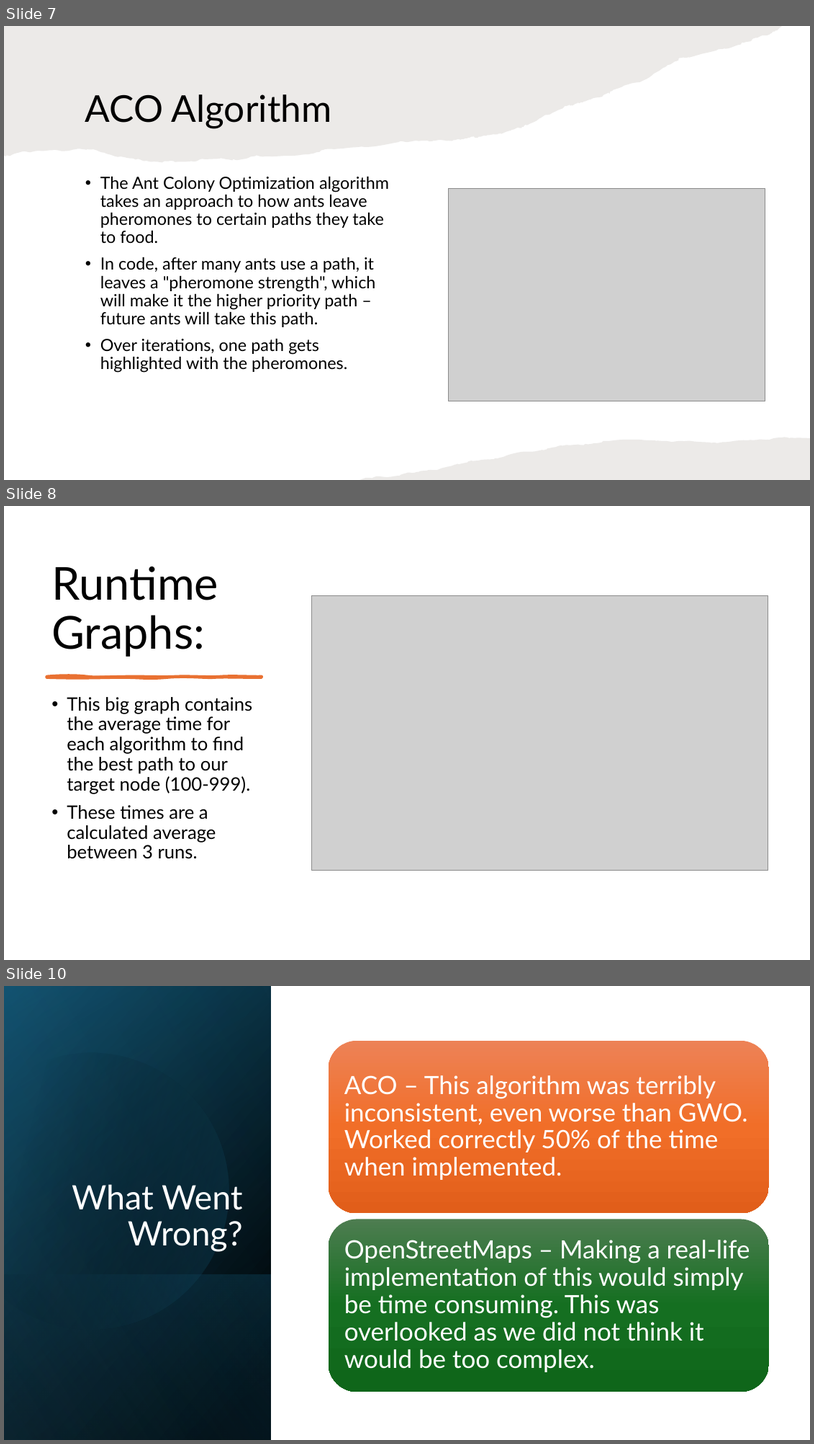
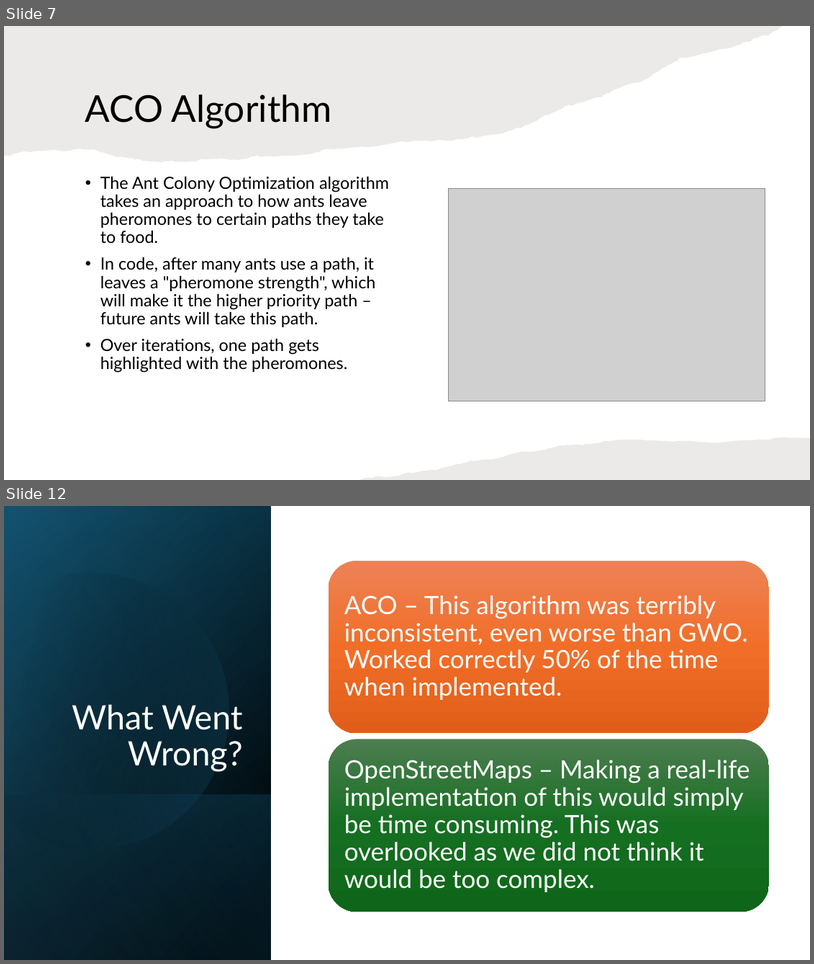
Before and after one commit to MillerKites/Network_Routing_Optimization, a slide deck: presentation/Network Routing Optimization.pptx. Shown one above the other, each under a label of ours: slides 7, 8 and 10 before the commit, slides 7 and 12 after it; the slides between them are not shown. The pictures are 814x1444 and 814x964 pixels, drawn with LibreOffice and Linux fonts; fonts in the diff are those of the drawing; grey boxes stand for pictures. Boxes give left, top, right and bottom in pixels: in the first picture for what was removed or moved away, otherwise in the second. Text is boxed around its words. In the diff, an @@ line names an element or a change of style, - is before the commit and + after.

```diff
--- a/presentation/Network Routing Optimization.pptx
+++ b/presentation/Network Routing Optimization.pptx
@@ slide 8 removed at box(4, 506, 810, 960), background #FFFFFF @@
@@ title removed at box(52, 566, 219, 656) @@
-Runtime Graphs:
@@ picture removed at box(312, 595, 769, 870) @@
@@ freeform shape removed at box(46, 676, 262, 677) @@
@@ text removed at box(67, 697, 252, 859) @@
-• This big graph contains the average time for each algorithm to find the best path to our target node (100-999).
-• These times are a calculated average between 3 runs.
@@ what was slide 10 is now slide 12 @@
```
Also in this commit, not shown: 6 slides added, 1 other slide removed.
